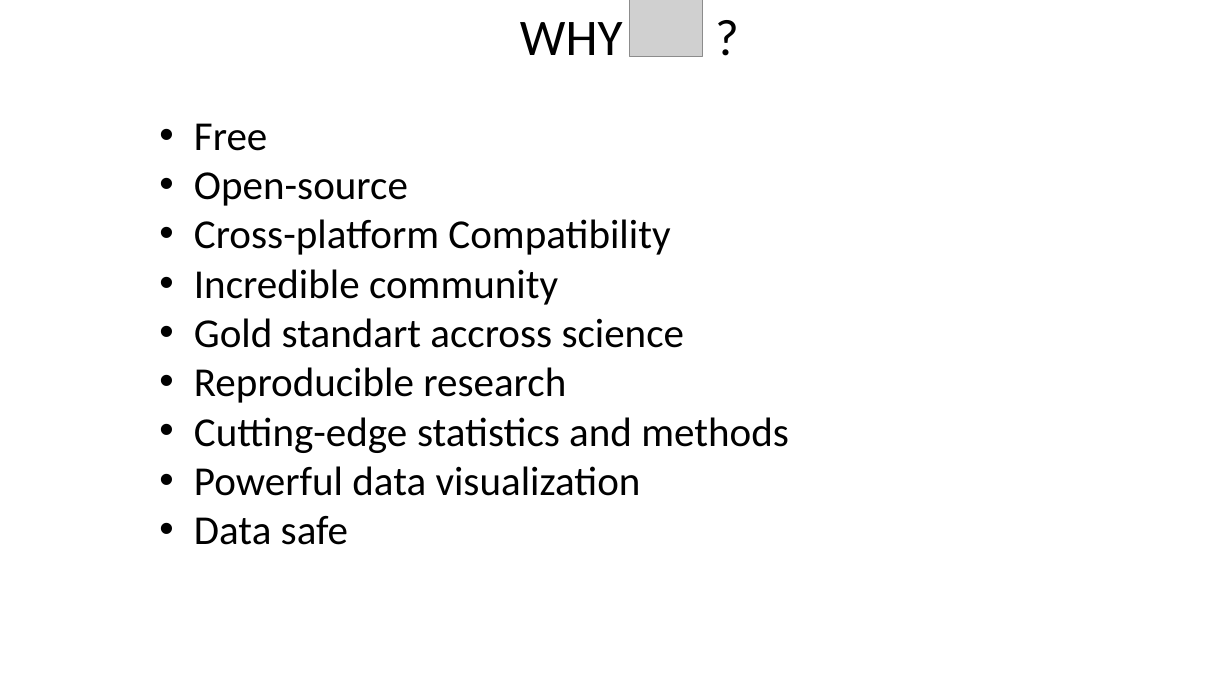
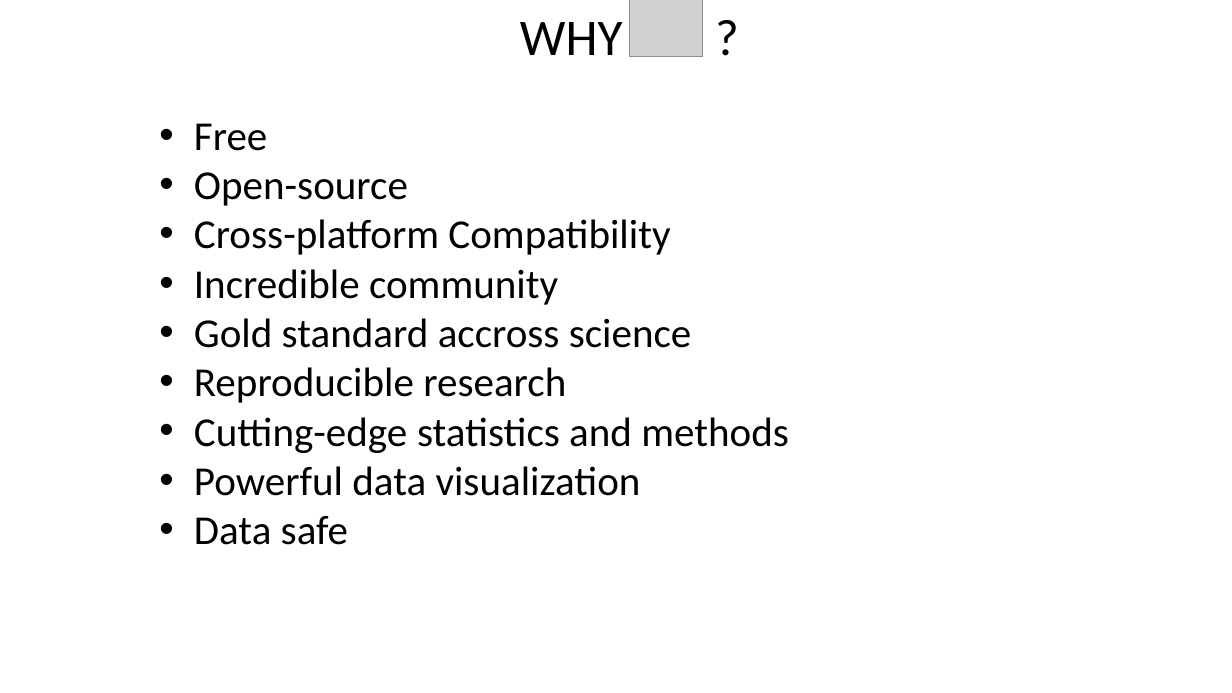
Before and after one commit to DominiqueMakowski/teaching, a slide deck: slide 2 of R/2019_09_CBL_workshop/2019_09_CBL_workshop.pptx. Drawn at 1232x693 pixels with LibreOffice and Linux fonts; fonts in the diff are those of the drawing; grey boxes stand for pictures. Boxes give left, top, right and bottom in pixels: in the first picture for what was removed or moved away, otherwise in the second. Text is boxed around its words. In the diff, an @@ line names an element or a change of style, - is before the commit and + after.

```diff
--- a/R/2019_09_CBL_workshop/2019_09_CBL_workshop.pptx
+++ b/R/2019_09_CBL_workshop/2019_09_CBL_workshop.pptx
@@ text at (194, 318, 692, 348): text changed @@
-• Gold standart accross science
+• Gold standard accross science
```
